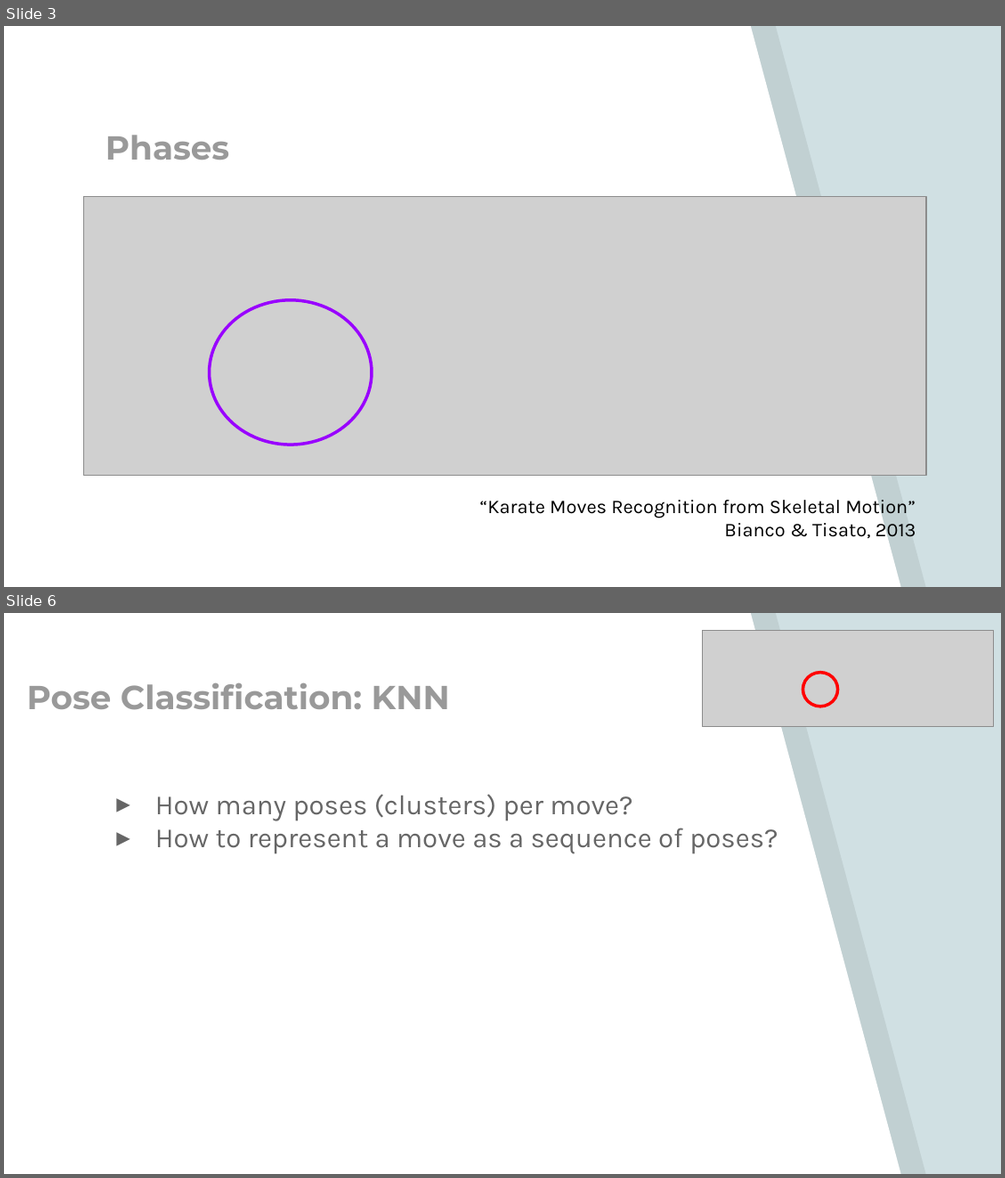
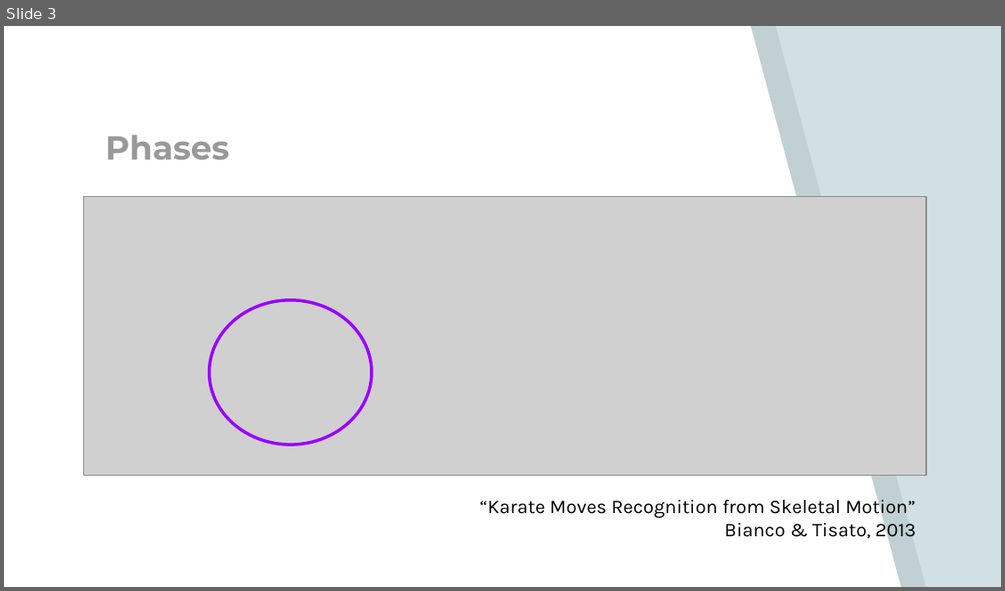
Before and after one commit to SriMed/sr_eval_tkd_v2, a slide deck: Final Presentation.pptx. Shown one above the other, each under a label of ours: slides 3 and 6 before the commit, slide 3 after it; the slides between them are not shown. The pictures are 1005x1178 and 1005x591 pixels, drawn with LibreOffice and Linux fonts; fonts in the diff are those of the drawing; grey boxes stand for pictures. Boxes give left, top, right and bottom in pixels: in the first picture for what was removed or moved away, otherwise in the second. Text is boxed around its words. In the diff, an @@ line names an element or a change of style, - is before the commit and + after.

```diff
--- a/Final Presentation.pptx
+++ b/Final Presentation.pptx
@@ slide 6 removed at <box>4,613,1001,1174</box>, background #D0E0E3; not listed: 2 template elements that a slide beside it also shows @@
@@ picture removed at <box>702,630,993,727</box> @@
@@ title removed at <box>27,683,450,710</box> @@
-Pose Classification: KNN
@@ ellipse removed at <box>802,672,837,706</box> @@
@@ text removed at <box>155,794,777,854</box> @@
-▸ How many poses (clusters) per move?
-▸ How to represent a move as a sequence of poses?
```
Also in this commit, not shown: 3 slides changed, 7 slides added, 4 other slides removed, 5 other files.
